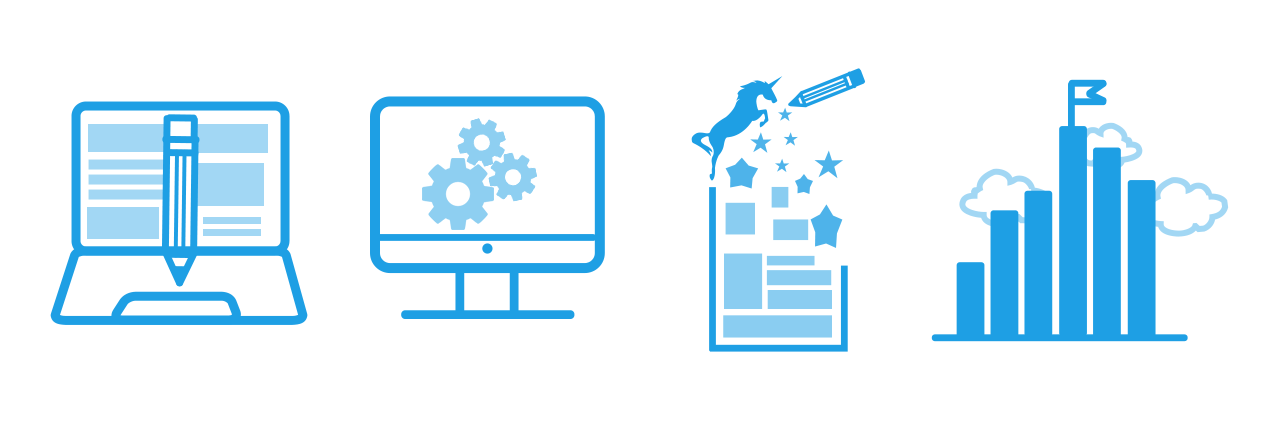
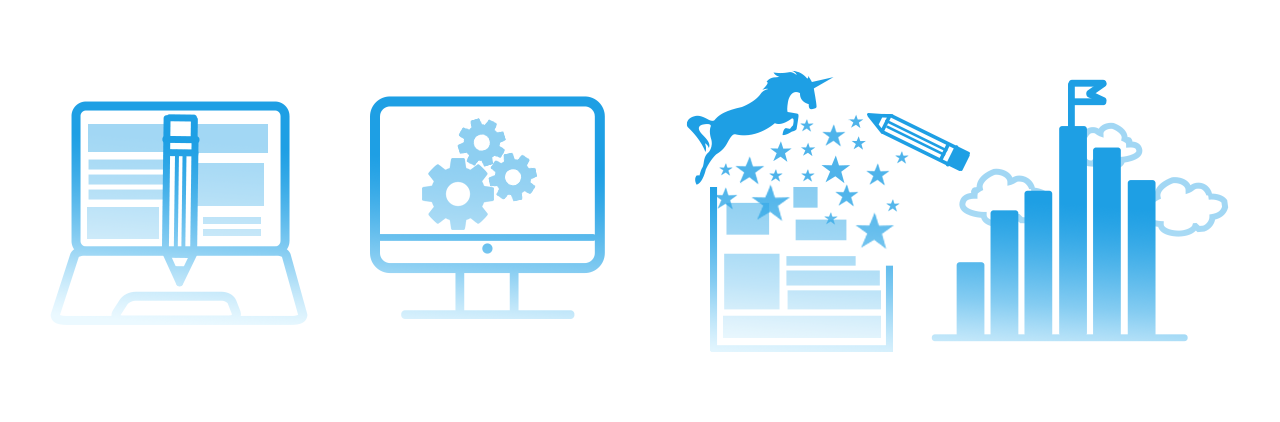
Two versions of the same layered image (1280 × 422). Layer-by-layer changes:
added layer "Layer 4" above "Group 21" over 50, 68, 1213, 352
added group "Group 21" with 103 layers above "Background" over 50, 68, 1213, 352
moved "Group 16" into group "Group 21" over 686, 68, 969, 349
painted on "Shape 36" over 850, 70, 968, 169
painted on "Shape 35" over 790, 97, 882, 126
painted on "Shape 11" (1st of 3, in "Group 21" › "Group 16" › "Group 7 copy 2" › "Group 20") over 801, 80, 947, 155
painted on "Shape 9" (1st of 3, in "Group 21" › "Group 16" › "Group 7 copy 2" › "Group 20") over 789, 69, 969, 170
painted on "Shape 31" over 766, 76, 833, 90
painted on "Layer 3" over 686, 68, 861, 217
painted on "horse-black-silhouette-in-elegant-jump" over 686, 70, 817, 185
removed layer "Shape 14 copy 6" from group "Group 18" over 725, 108, 843, 248
added layer "Layer 4 copy 4" in group "Group 18" over 714, 114, 909, 250
painted on "Rectangle 20" over 723, 186, 881, 338
painted on "Shape 29" over 712, 190, 890, 349
moved "Group 3" into group "Group 21" over 50, 68, 1041, 352
moved "Group 13" into group "Group 21" over 55, 137, 303, 321
moved "Group 9" into group "Group 21" over 934, 134, 1213, 339
